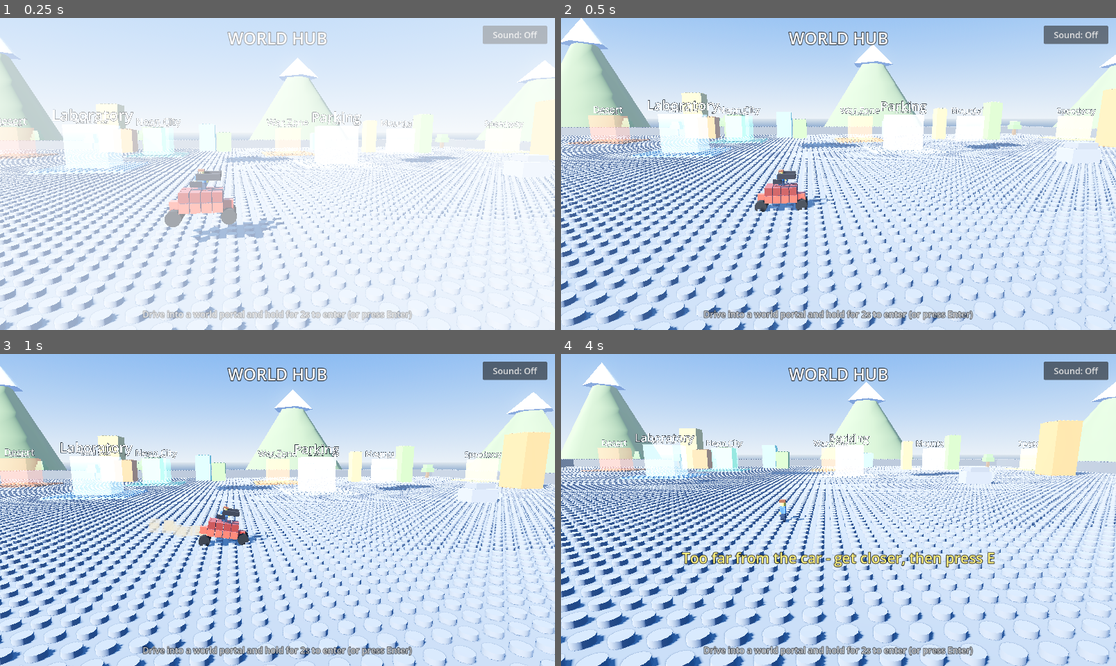
Above: before the commit, frames 1-4 (two rows, left to right).
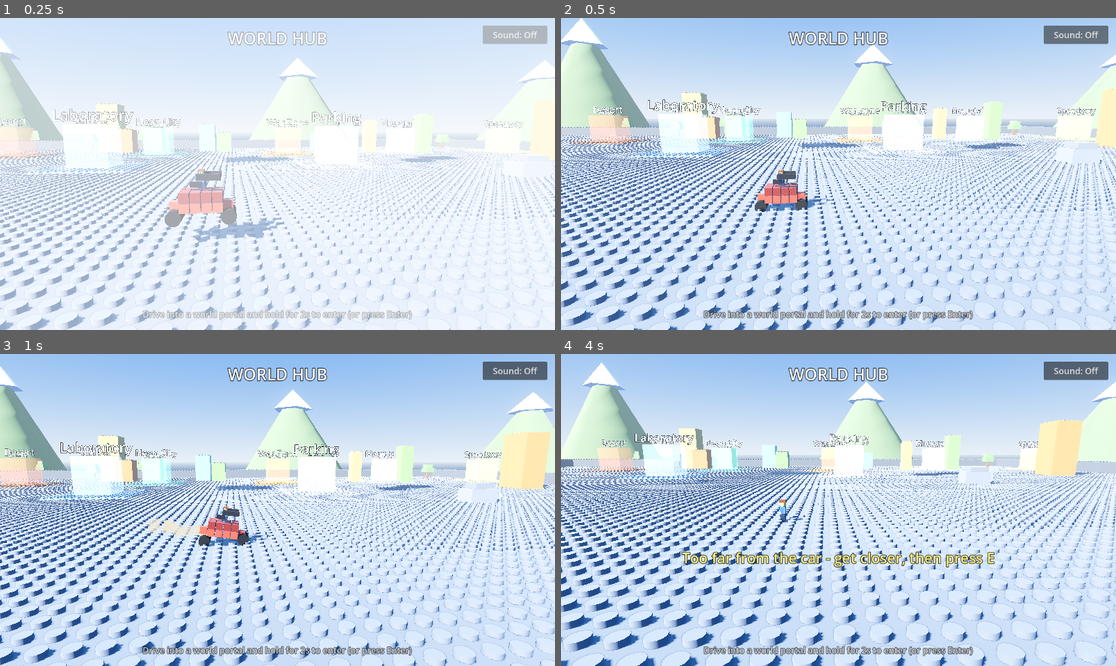
Above: after the commit, the same moments.

Repository: mrshapron/brick-stunt-rally
Game: Godot game, scene res://scenes/hub.tscn
Same seed, same stepped clock (60 frames per second), same inputs: the game is played once before the commit and once after it.
Inputs (mouse positions are in pixels of both pictures, inside the frame that each line leads up to):
- Up to frame 1 (0.25 s): no input
- Up to frame 2 (0.5 s): no input
- Up to frame 3 (1 s): tap Enter at 0.5 s; move the mouse to (399, 494) at 0.52 s; hold Right (move_right) from 0.53 s (still down); tap N (advance) at 0.6 s; click (399, 494) at 0.67 s
- Up to frame 4 (4 s): tap Enter every 0.75 s from 1.25 to 3.5 s; move the mouse to (727, 525) at 1.27 s; release Right (move_right) at 1.28 s; hold Down (move_down) 1.28-2.03 s; tap Space (fire) at 1.35 s; move the mouse to (894, 441) at 2.02 s; hold Right (move_right) 2.03-2.78 s; hold E (interact) 2.03-2.78 s; move the mouse to (810, 572) at 2.77 s; hold Up (move_up) 2.78-3.53 s; tap F at 2.85 s; click (810, 572) at 2.92 s; move the mouse to (1005, 556) at 3.52 s; hold Left (move_left) from 3.53 s (still down); tap C at 3.6 s

Frame 1 is identical in both runs. In frame 2, less than 0.1% of the frame differs, in the area x 0-100%, y 8-100%; in frame 3, 0.8%; in frame 4, 17%, in the area x 0-100%, y 2-100%.

Commit message:
Real suspension: car tilts to follow the ground on slopes (wheels stay planted), with self-righting in the air

Diff:
--- a/scripts/vehicle.gd
+++ b/scripts/vehicle.gd
@@ -47,8 +47,11 @@
 	mass = 4.0
 	_build_from_design()
 	_build_launchers()
-	axis_lock_angular_x = true
-	axis_lock_angular_z = true
+	# Pitch/roll are free so the chassis tilts to follow the ground (real
+	# suspension feel); yaw is driven directly for arcade steering.
+	axis_lock_angular_x = false
+	axis_lock_angular_z = false
+	angular_damp = 1.5
 	can_sleep = false
 	contact_monitor = true
 	max_contacts_reported = 6
@@ -214,7 +217,9 @@
 		move = move.normalized()
 
 	_grounded = false
-	var up := Vector3.UP
+	# Suspension pushes along the car's own up axis so the four corner wheels
+	# settle the body parallel to the surface it's resting on.
+	var up := global_transform.basis.y
 	for i in _wheels.size():
 		var ray := _wheels[i]
 		ray.force_raycast_update()
@@ -235,25 +240,35 @@
 		else:
 			mesh.position.y = lerpf(mesh.position.y, -suspension_rest, clampf(delta * 10.0, 0.0, 1.0))
 
-	# Tire lateral friction: cancel sideways velocity so the car grips and
-	# tracks its heading instead of sliding. Only applies with wheels down.
+	# Tire lateral friction: cancel sideways (horizontal) velocity so the car
+	# grips and tracks its heading instead of sliding. Only with wheels down.
 	if _grounded:
 		var side := global_transform.basis.z
-		var lateral := side.dot(linear_velocity)
-		linear_velocity -= side * (lateral * tire_grip)
+		side.y = 0.0
+		if side.length() > 0.01:
+			side = side.normalized()
+			var lateral := side.dot(linear_velocity)
+			linear_velocity -= side * (lateral * tire_grip)
 
 	var hvel := Vector3(linear_velocity.x, 0.0, linear_velocity.z)
+	# Current heading from the forward axis (robust while the body is tilted).
+	var fwd := global_transform.basis.x
+	var cur_yaw := atan2(-fwd.z, fwd.x)
 
 	if _grounded:
 		if move.length() > 0.05:
 			if hvel.length() < max_speed:
 				apply_central_force(move * engine_accel * mass)
 			var target_yaw := atan2(-move.z, move.x)
-			var diff := wrapf(target_yaw - rotation.y, -PI, PI)
+			var diff := wrapf(target_yaw - cur_yaw, -PI, PI)
 			angular_velocity.y = diff * turn_speed
 		else:
 			angular_velocity.y = 0.0
 			apply_central_force(-hvel * rolling_resistance * mass)
+	else:
+		# Airborne: gently right the car so it lands wheels-down.
+		var corr := up.cross(Vector3.UP)
+		apply_torque(corr * 8.0 * mass)
 
 	_spin_wheels(hvel.length(), delta)
 
Not shown, added: scripts/_test_slope.gd.uid
